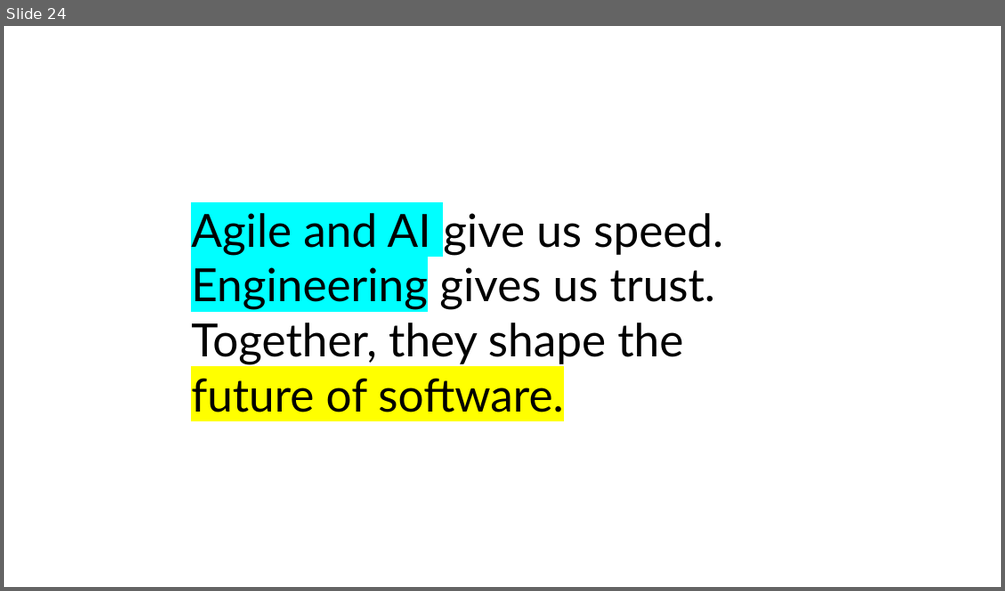
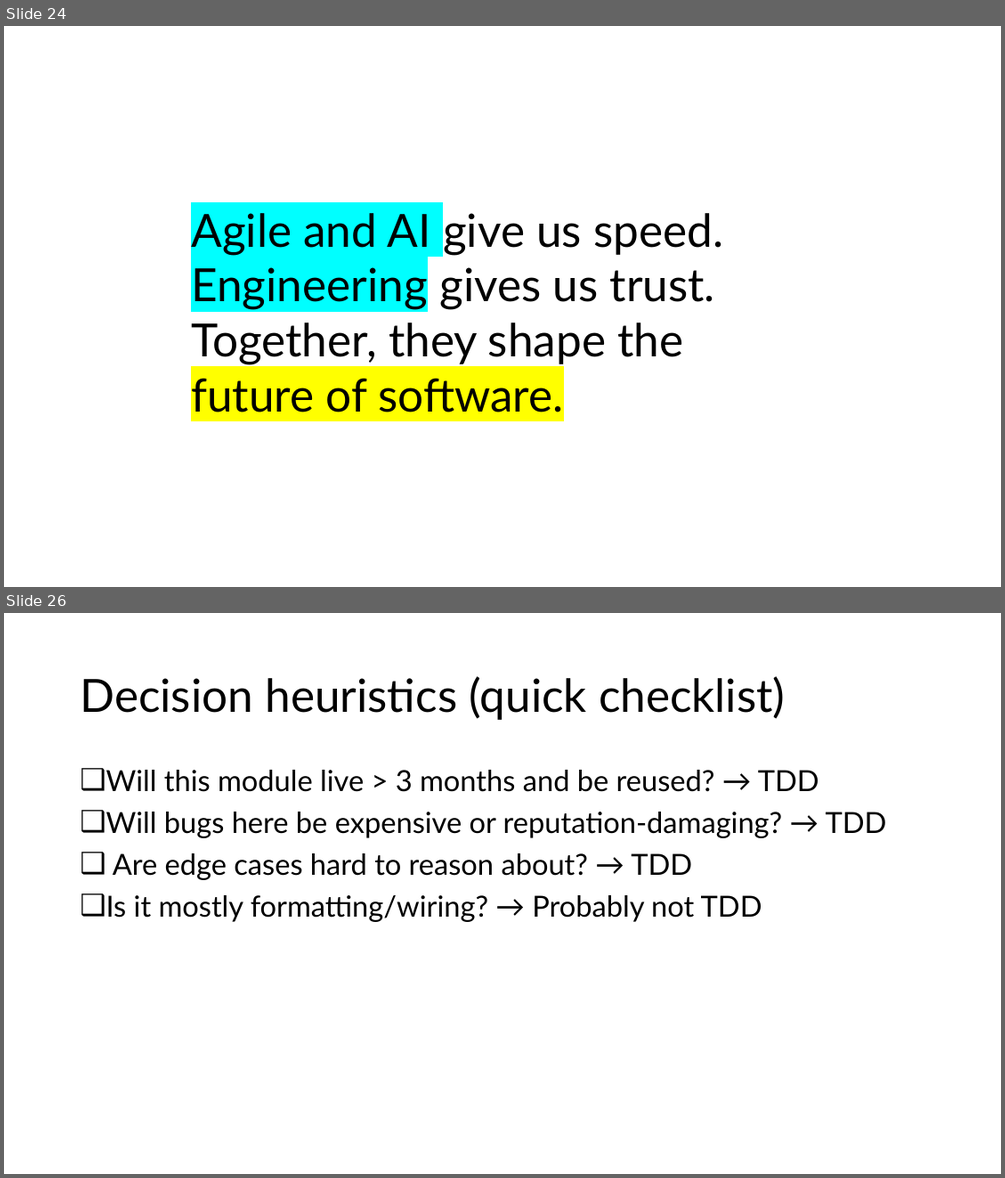
Before and after one commit to HeitorRoriz/NodeJS-Workshop, a slide deck: learning_material/Agile Software Engineering.pptx. Shown one above the other, each under a label of ours: slide 24 before the commit, slides 24 and 26 after it; the slides between them are not shown. The pictures are 1005x591 and 1005x1178 pixels, drawn with LibreOffice and Linux fonts; fonts in the diff are those of the drawing. Boxes give left, top, right and bottom in pixels: in the first picture for what was removed or moved away, otherwise in the second. Text is boxed around its words. In the diff, an @@ line names an element or a change of style, - is before the commit and + after.

```diff
--- a/learning_material/Agile Software Engineering.pptx
+++ b/learning_material/Agile Software Engineering.pptx
@@ slide 26 added at [4,613,1001,1174], background #FFFFFF @@
@@ title added at [80,676,785,720], 44 pt, text #000000 @@
+Decision heuristics (quick checklist)
@@ text added at [106,770,887,922], 28 pt, text #000000 @@
+❑ Will this module live > 3 months and be reused? → TDD
+❑ Will bugs here be expensive or reputation-damaging? → TDD
+❑ Are edge cases hard to reason about? → TDD
+❑ Is it mostly formatting/wiring? → Probably not TDD
```
Also in this commit, not shown: 2 slides changed, 10 other slides added, 1 other file.
